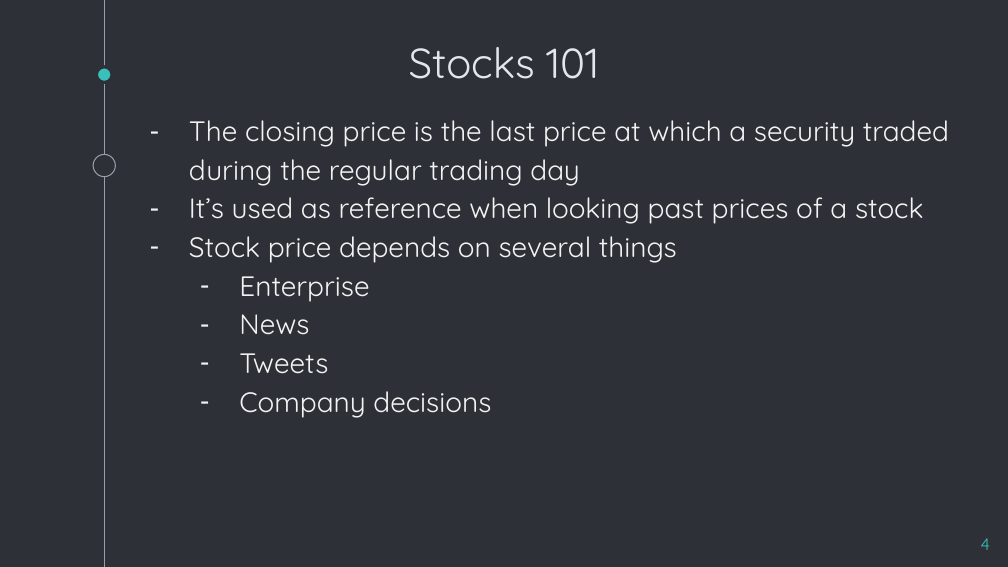
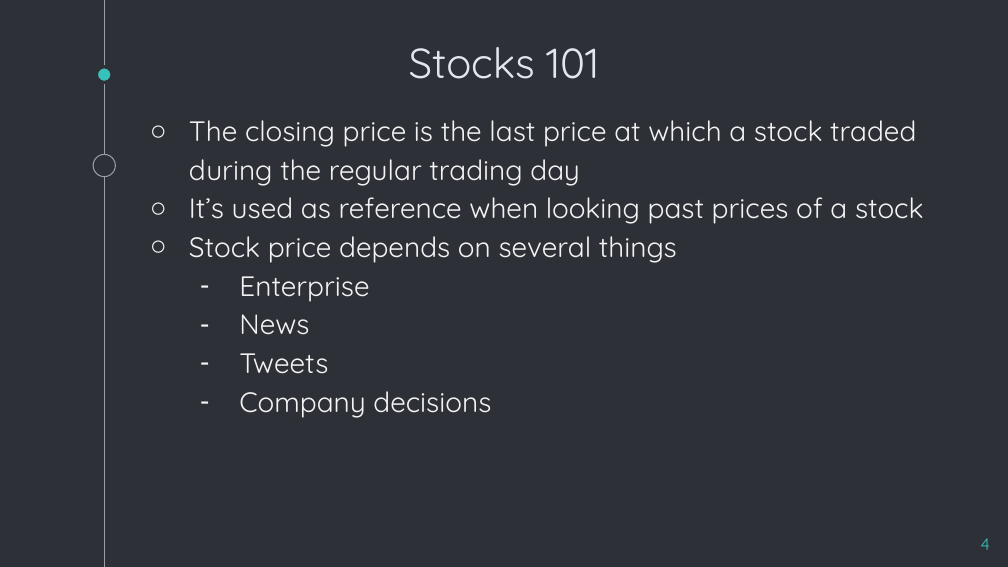
Before and after one commit to karabasisilias92/deep-neural-nets-stock-prediction-models, a slide deck: slide 4 of Deep Neural Nets - Presentation.pptx. Drawn at 1008x567 pixels with LibreOffice and Linux fonts; fonts in the diff are those of the drawing. Boxes give left, top, right and bottom in pixels: in the first picture for what was removed or moved away, otherwise in the second. Text is boxed around its words. In the diff, an @@ line names an element or a change of style, - is before the commit and + after.

```diff
--- a/Deep Neural Nets - Presentation.pptx
+++ b/Deep Neural Nets - Presentation.pptx
@@ text at box(189, 120, 916, 186): text changed @@
-– The closing price is the last price at which a security traded during the regular trading day
+○ The closing price is the last price at which a stock traded during the regular trading day
```
Also in this commit, not shown: 18 other slides changed, 8 slides added, 5 slides removed.
